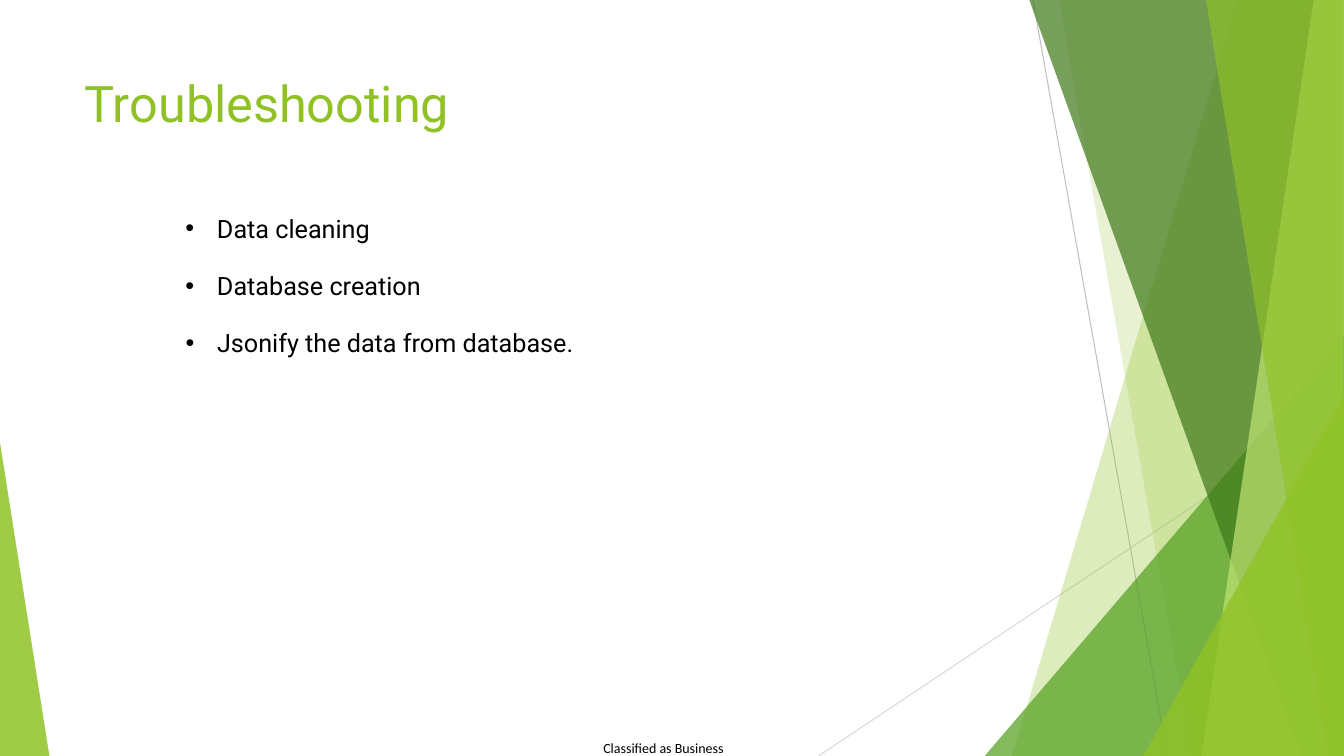
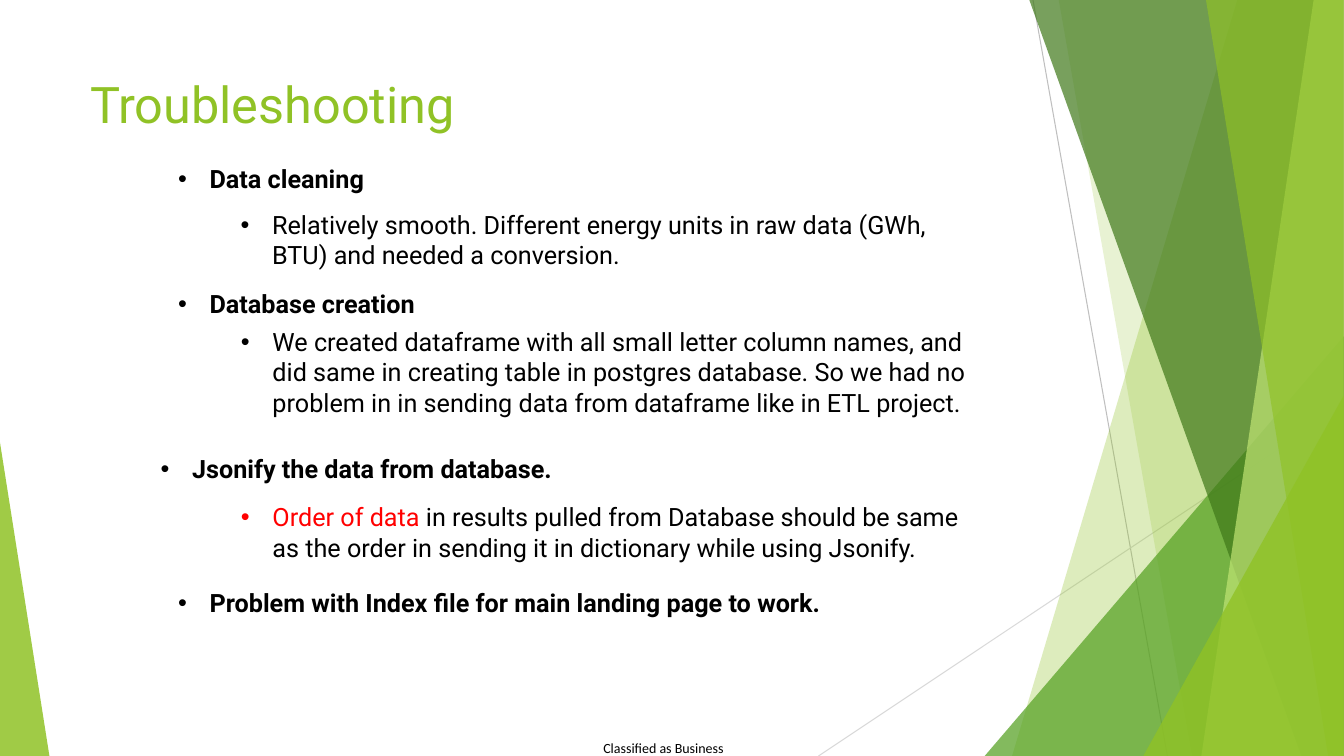
Before and after one commit to ailiushin/group5_project3, a slide deck: slide 5 of Group5_Presentation1.pptx (slide 3 before the commit). Drawn at 1344x756 pixels with LibreOffice and Linux fonts; fonts in the diff are those of the drawing. Boxes give left, top, right and bottom in pixels: in the first picture for what was removed or moved away, otherwise in the second. Text is boxed around its words. In the diff, an @@ line names an element or a change of style, - is before the commit and + after.

```diff
--- a/Group5_Presentation1.pptx
+++ b/Group5_Presentation1.pptx
@@ title "Troubleshooting": place and size @@
-title "Troubleshooting" at bbox=[85, 84, 450, 133]
+title "Troubleshooting" at bbox=[90, 85, 455, 134]
@@ text "Data cleaning": place and size @@
-text "Data cleaning" at bbox=[217, 219, 369, 244]
+text "Data cleaning" at bbox=[210, 169, 364, 194]
@@ text added at bbox=[272, 214, 926, 270], 18 pt, text #000000 @@
+• Relatively smooth. Different energy units in raw data (GWh, BTU) and needed a conversion.
@@ text "Database creation": place and size @@
-text "Database creation" at bbox=[217, 276, 421, 296]
+text "Database creation" at bbox=[210, 294, 415, 314]
@@ text added at bbox=[272, 332, 965, 418], 18 pt, text #000000 @@
+• We created dataframe with all small letter column names, and did same in creating table in postgres database. So we had no problem in in sending data from dataframe like in ETL project.
@@ bold on in 3 elements at bbox=[210, 294, 415, 314], bbox=[210, 169, 364, 194], bbox=[192, 459, 552, 484] @@
@@ text "Jsonify the data from database.": place and size @@
-text "Jsonify the data from database." at bbox=[217, 333, 574, 358]
+text "Jsonify the data from database." at bbox=[192, 459, 552, 484]
@@ text added at bbox=[272, 507, 958, 563], 18 pt, text #000000 @@
+• Order of data in results pulled from Database should be same as the order in sending it in dictionary while using Jsonify.
@@ text added at bbox=[210, 593, 820, 618], 18 pt, text #000000, bold @@
+• Problem with Index file for main landing page to work.
```
Also in this commit, not shown: 1 other slide changed, 4 slides added, 1 slide removed, 11 other files.
